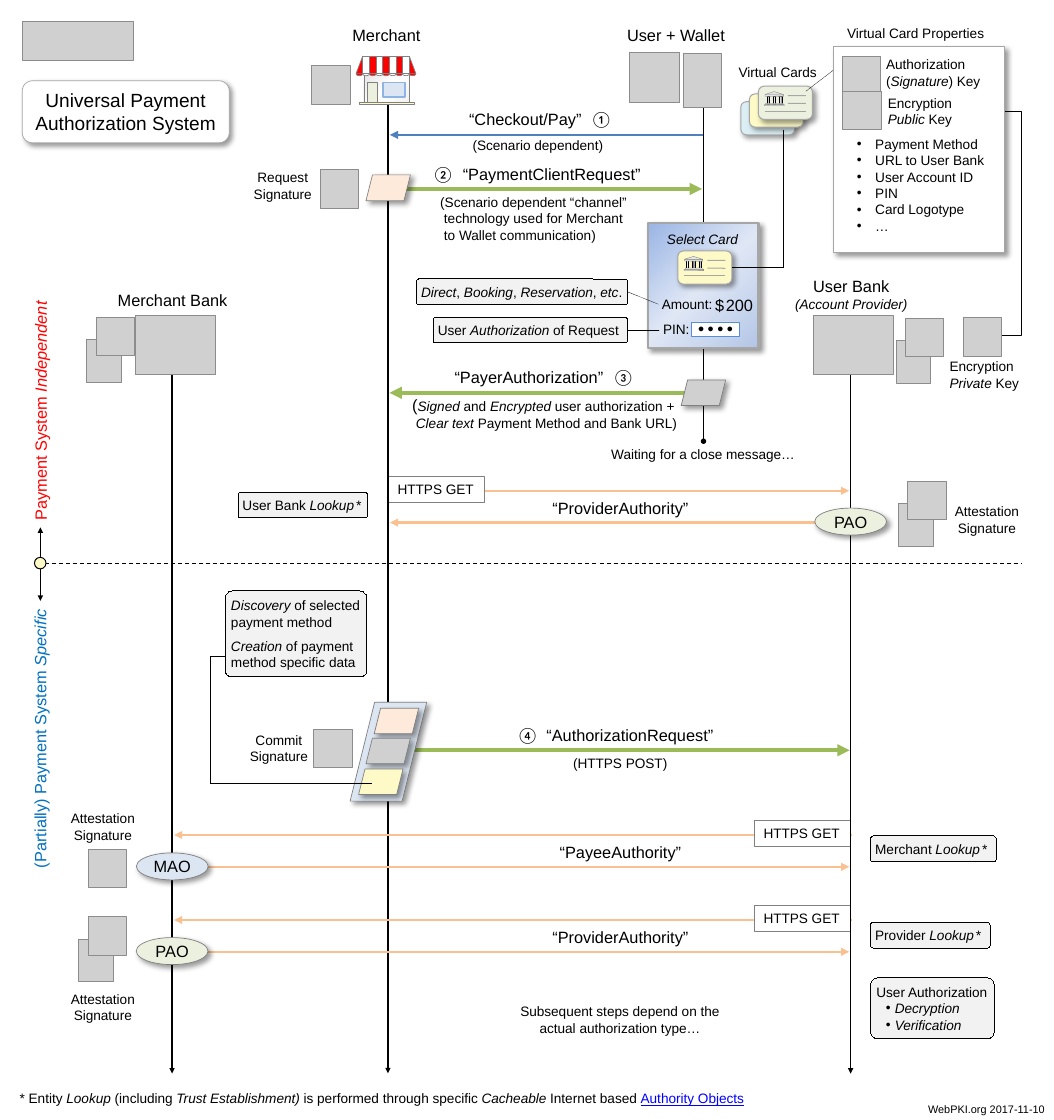
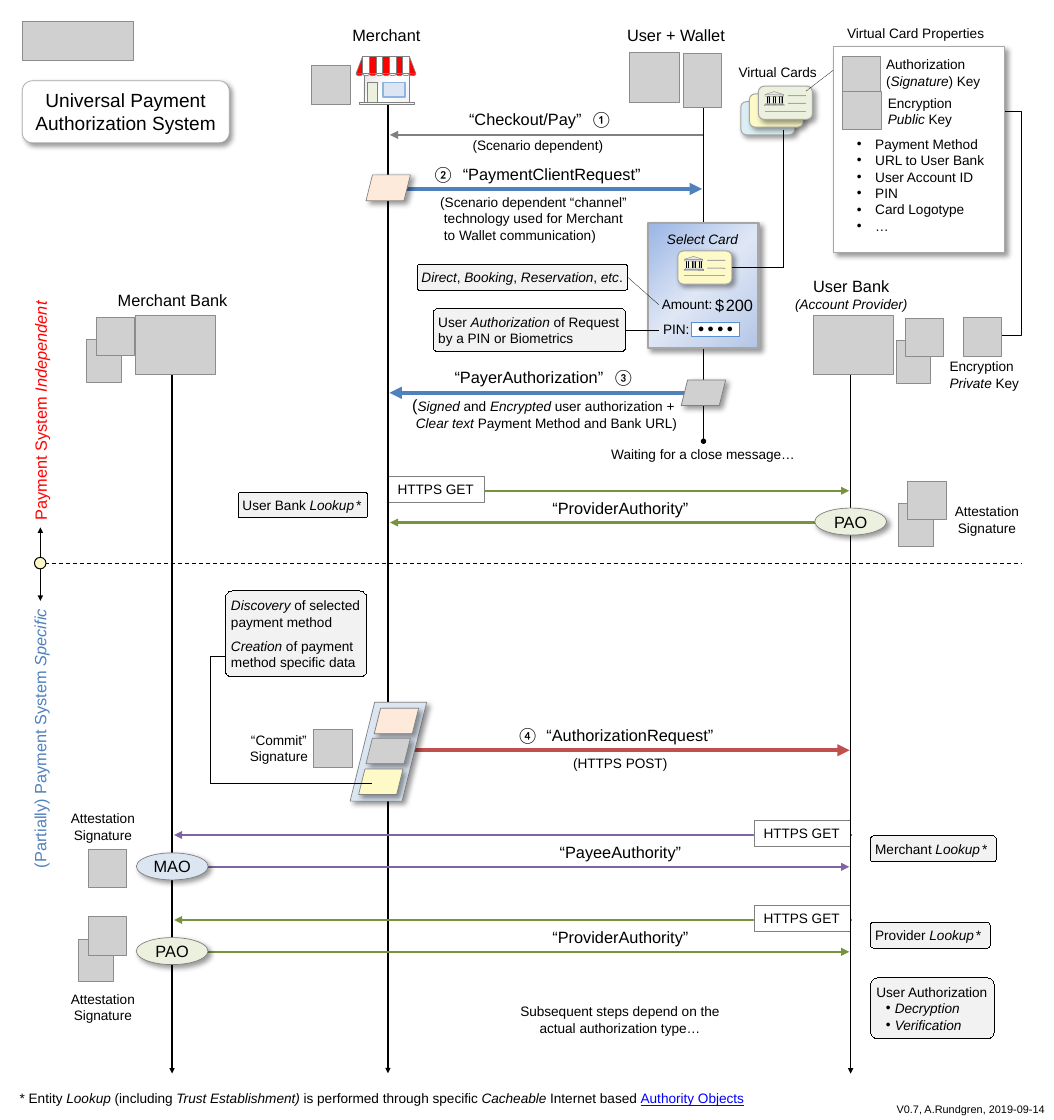
Before and after one commit to cyberphone/doc, a slide deck: slide 1 of saturn/saturn-authorization.pptx. Drawn at 1054x1120 pixels with LibreOffice and Linux fonts; fonts in the diff are those of the drawing; grey boxes stand for pictures. Boxes give left, top, right and bottom in pixels: in the first picture for what was removed or moved away, otherwise in the second. Text is boxed around its words. In the diff, an @@ line names an element or a change of style, - is before the commit and + after.

Commit message:
Protocol change (payment request signature removed)

```diff
--- a/saturn/saturn-authorization.pptx
+++ b/saturn/saturn-authorization.pptx
@@ arrow (703, 135) - (390, 135): stroke #4F81BD 1.75 pt to #808080 1.25 pt @@
@@ text removed at (254,172,312,202) @@
-Request
-Signature
@@ picture removed at (321,170,359,208) @@
@@ arrow (405, 189) - (702, 189): stroke #9BBB59 3 pt to #4F81BD 3 pt @@
@@ rounded rectangle "Direct, Booking, Reservation, etc.": place and size @@
-rounded rectangle "Direct, Booking, Reservation, etc." at (417,278,627,304)
+rounded rectangle "Direct, Booking, Reservation, etc." at (417,265,627,290)
@@ line moved from (627, 291) - (659, 304) to (627, 277) - (659, 305) @@
@@ rounded rectangle "User Authorization of Request by ...": place and size @@
-rounded rectangle "User Authorization of Request by ..." at (433,317,627,342)
+rounded rectangle "User Authorization of Request by ..." at (433,309,626,352)
@@ text in rounded rectangle at (438,317,620,346): text changed @@
-User Authorization of Request
+User Authorization of Request
+by a PIN or Biometrics
@@ arrow (686, 392) - (389, 392): stroke #9BBB59 3 pt to #4F81BD 3 pt @@
@@ arrow (388, 490) - (849, 490): stroke #FAC090 1.75 pt to #77933C 1.75 pt @@
@@ arrow (851, 523) - (390, 523): stroke #FAC090 1.75 pt to #77933C 1.75 pt @@
@@ text "(Partially) Payment System Specific" at (32,614,50,866): text colour #0070C0 to #4F81BD @@
@@ text at (250,735,308,764): text changed @@
-Commit
-Signature
+“Commit”
+Signature
@@ arrow (406, 750) - (850, 750): stroke #9BBB59 3 pt to #C0504D 3 pt @@
@@ arrow (852, 834) - (175, 834): stroke #FAC090 1.75 pt to #8064A2 1.75 pt @@
@@ arrow (172, 867) - (849, 867): stroke #FAC090 1.75 pt to #8064A2 1.75 pt @@
@@ arrow (852, 920) - (175, 920): stroke #FAC090 1.75 pt to #77933C 1.75 pt @@
@@ arrow (172, 951) - (849, 951): stroke #FAC090 1.75 pt to #77933C 1.75 pt @@
@@ text at (897,1105,1045,1116): text changed @@
-WebPKI.org 2017-11-10
+V0.7, A.Rundgren, 2019-09-14
```
Also in this commit, not shown: 3 other files.
